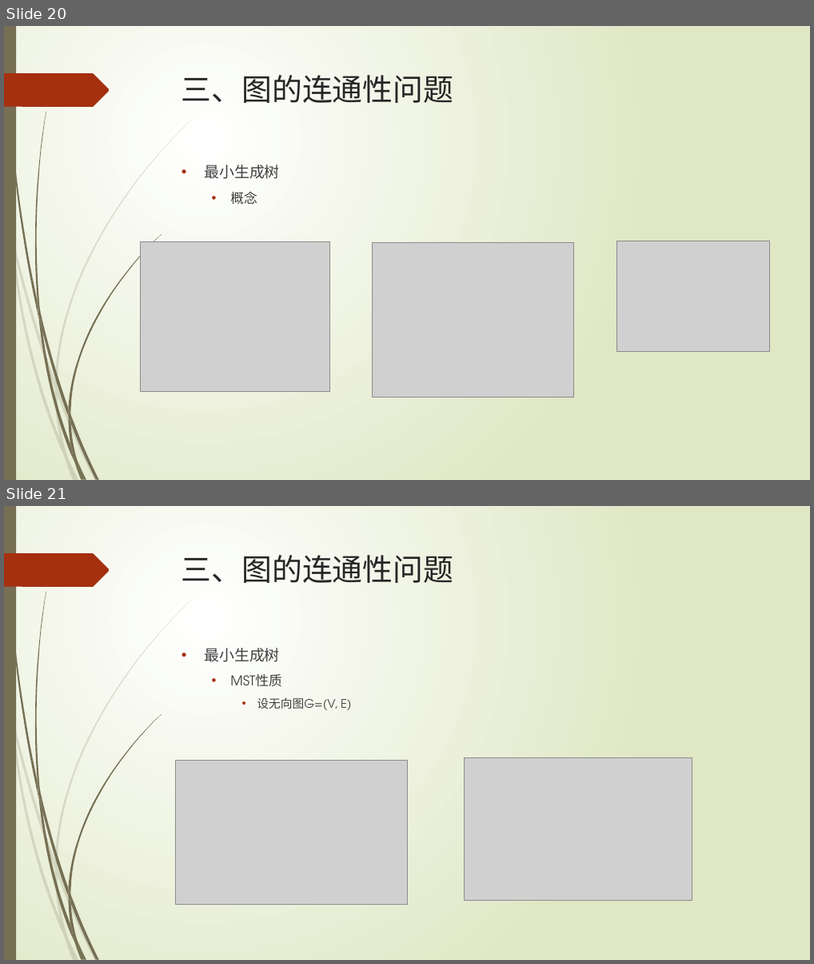
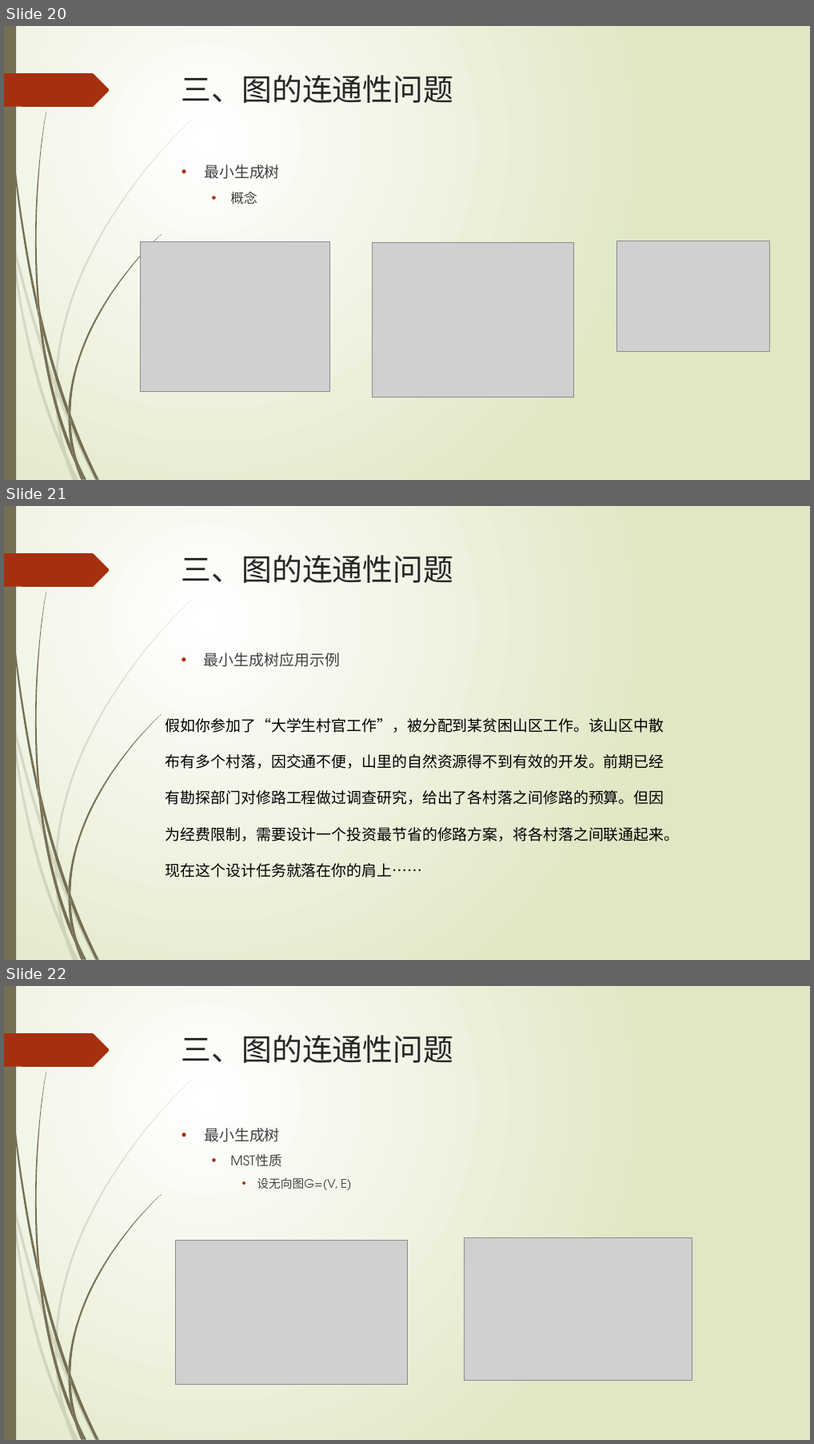
Before and after one commit to TeacherPeng/Datastruct, a slide deck: 教案/第07章 图.pptx. Shown one above the other, each under a label of ours: slides 20 and 21 before the commit, slides 20, 21 and 22 after it. The pictures are 814x964 and 814x1444 pixels, drawn with LibreOffice and Linux fonts; fonts in the diff are those of the drawing; grey boxes stand for pictures. Boxes give left, top, right and bottom in pixels: in the first picture for what was removed or moved away, otherwise in the second. Text is boxed around its words. In the diff, an @@ line names an element or a change of style, - is before the commit and + after.

Commit message:
更新教案，加入部分应用示例说明。

```diff
--- a/教案/第07章 图.pptx
+++ b/教案/第07章 图.pptx
@@ slide 21 added at [4,506,810,960], background gradient #FFFFFF to #DFE8C4; not listed: 24 template elements that a slide beside it also shows @@
@@ title added at [182,555,454,583], 36 pt, text #262626 @@
+三、图的连通性问题
@@ text added at [204,652,340,667], 18 pt, text #404040 @@
+• 最小生成树应用示例
@@ text added at [166,718,680,877], 18 pt, text #000000 @@
+假如你参加了“大学生村官工作”，被分配到某贫困山区工作。该山区中散布有多个村落，因交通不便，山里的自然资源得不到有效的开发。前期已经有勘探部门对修路工程做过调查研究，给出了各村落之间修路的预算。但因为经费限制，需要设计一个投资最节省的修路方案，将各村落之间联通起来。
+现在这个设计任务就落在你的肩上……
@@ what was slide 21 is now slide 22 @@
```
Also in this commit, not shown: 1 slide changed, 2 other files.
